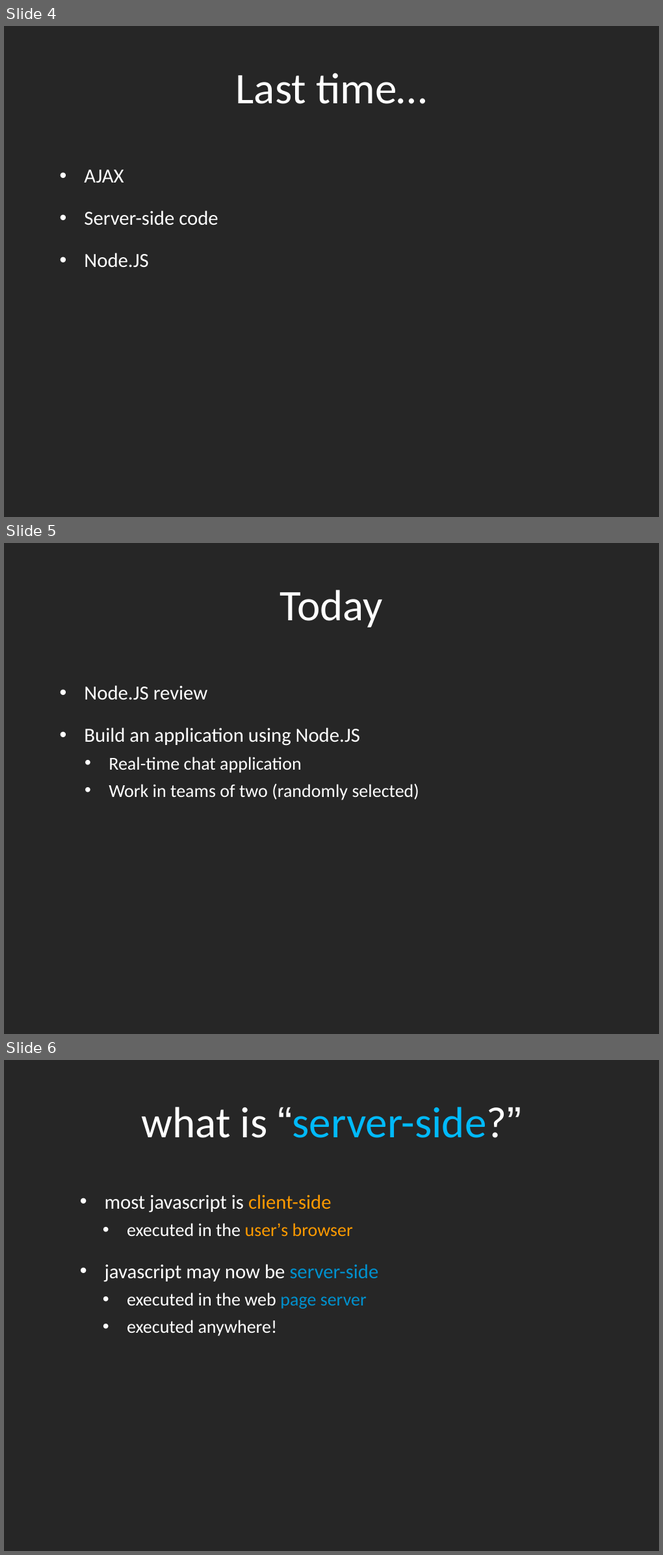
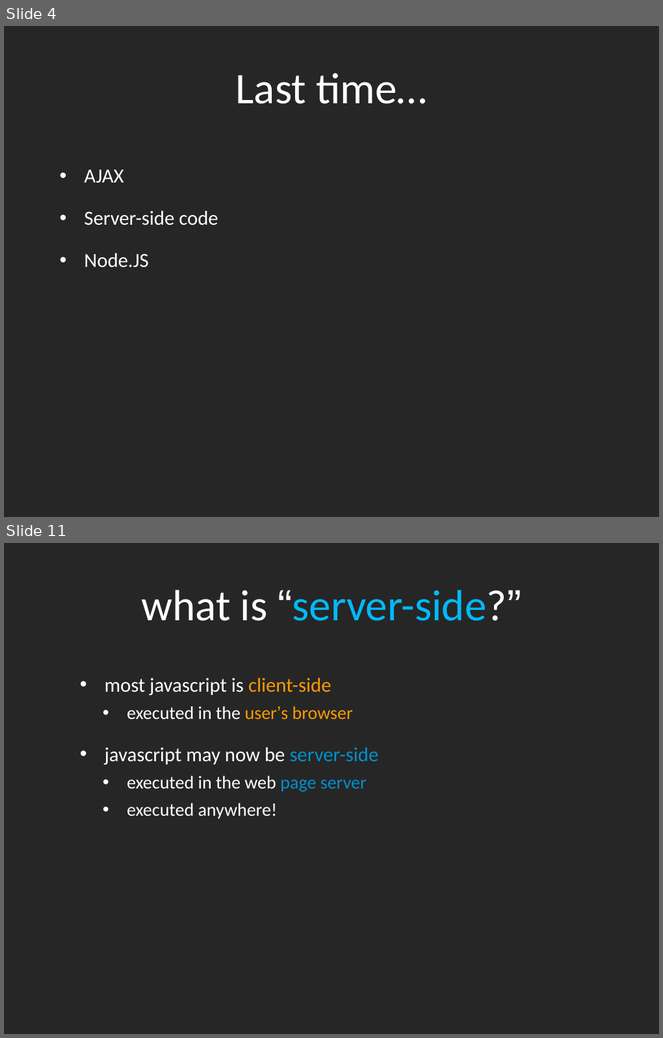
Before and after one commit to dantasse/ssuiweb2014, a slide deck: week09/week09.pptx. Shown one above the other, each under a label of ours: slides 4, 5 and 6 before the commit, slides 4 and 11 after it; the slides between them are not shown. The pictures are 663x1555 and 663x1038 pixels, drawn with LibreOffice and Linux fonts; fonts in the diff are those of the drawing. Boxes give left, top, right and bottom in pixels: in the first picture for what was removed or moved away, otherwise in the second. Text is boxed around its words. In the diff, an @@ line names an element or a change of style, - is before the commit and + after.

```diff
--- a/week09/week09.pptx
+++ b/week09/week09.pptx
@@ slide 5 removed at bbox=[4, 543, 659, 1034], background #262626 @@
@@ title removed at bbox=[280, 590, 383, 627] @@
-Today
@@ text removed at bbox=[84, 685, 419, 800] @@
-• Node.JS review
-• Build an application using Node.JS
-  • Real-time chat application
-  • Work in teams of two (randomly selected)
@@ what was slide 6 is now slide 11 @@
```
Also in this commit, not shown: 3 slides added, 26 other slides removed, 2 other files.
